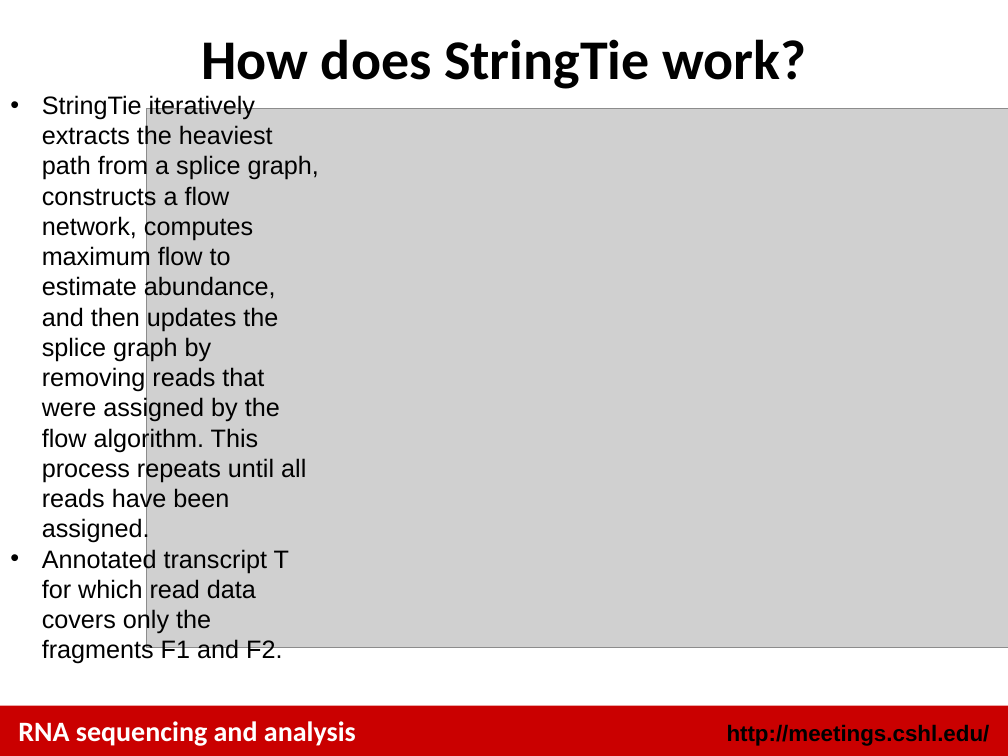
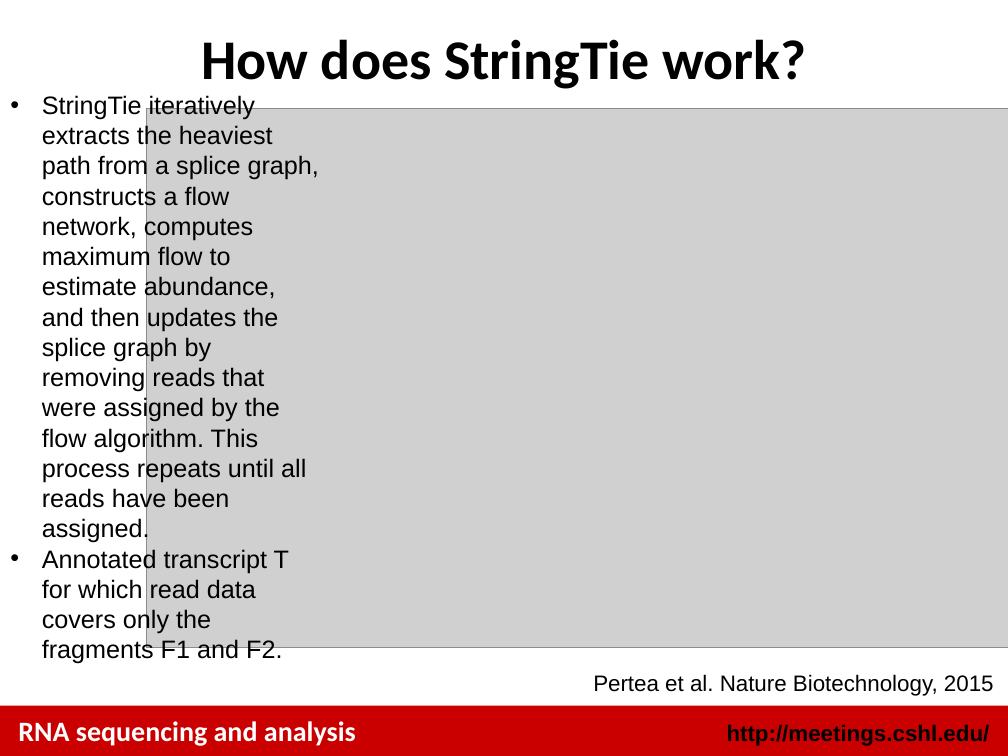
Before and after one commit to griffithlab/rnaseq_tutorial_wiki, a slide deck: slide 8 of LectureFiles/cshl/2016/RNASeq_Module3_Lecture.pptx (slide 7 before the commit). Drawn at 1008x756 pixels with LibreOffice and Linux fonts; fonts in the diff are those of the drawing; grey boxes stand for pictures. Boxes give left, top, right and bottom in pixels: in the first picture for what was removed or moved away, otherwise in the second. Text is boxed around its words. In the diff, an @@ line names an element or a change of style, - is before the commit and + after.

```diff
--- a/LectureFiles/cshl/2016/RNASeq_Module3_Lecture.pptx
+++ b/LectureFiles/cshl/2016/RNASeq_Module3_Lecture.pptx
@@ text added at (593,674,994,696), 16 pt, text #000000 @@
+Pertea et al. Nature Biotechnology, 2015
```
Also in this commit, not shown: 3 other slides changed, 2 slides added, 3 other files.
